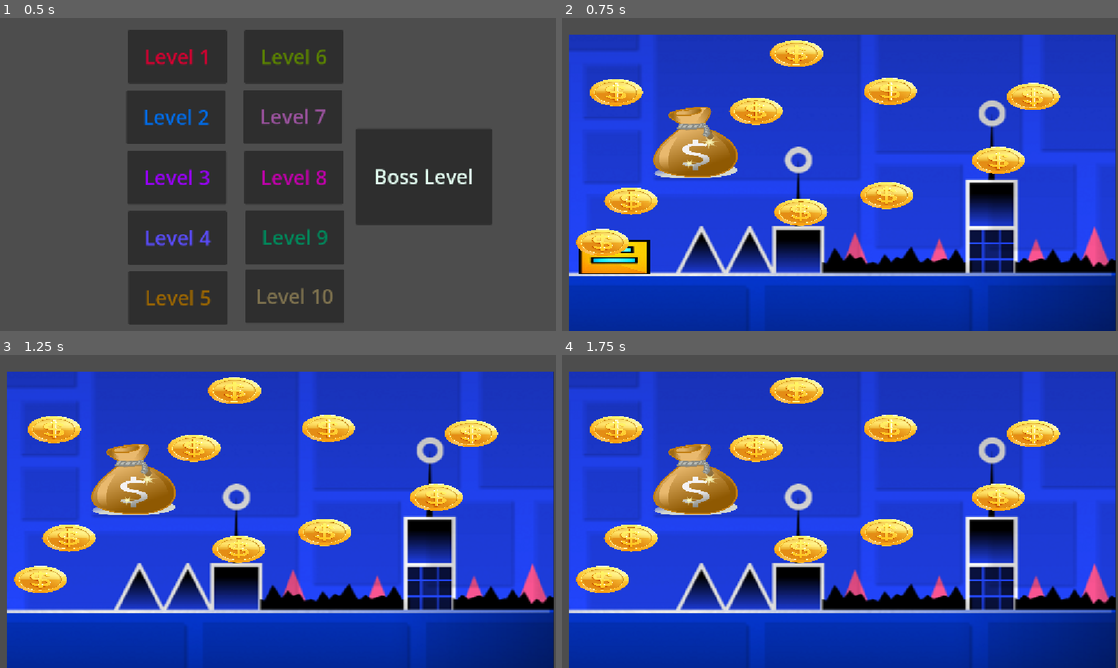
Above: before the commit, frames 1-4 (two rows, left to right).
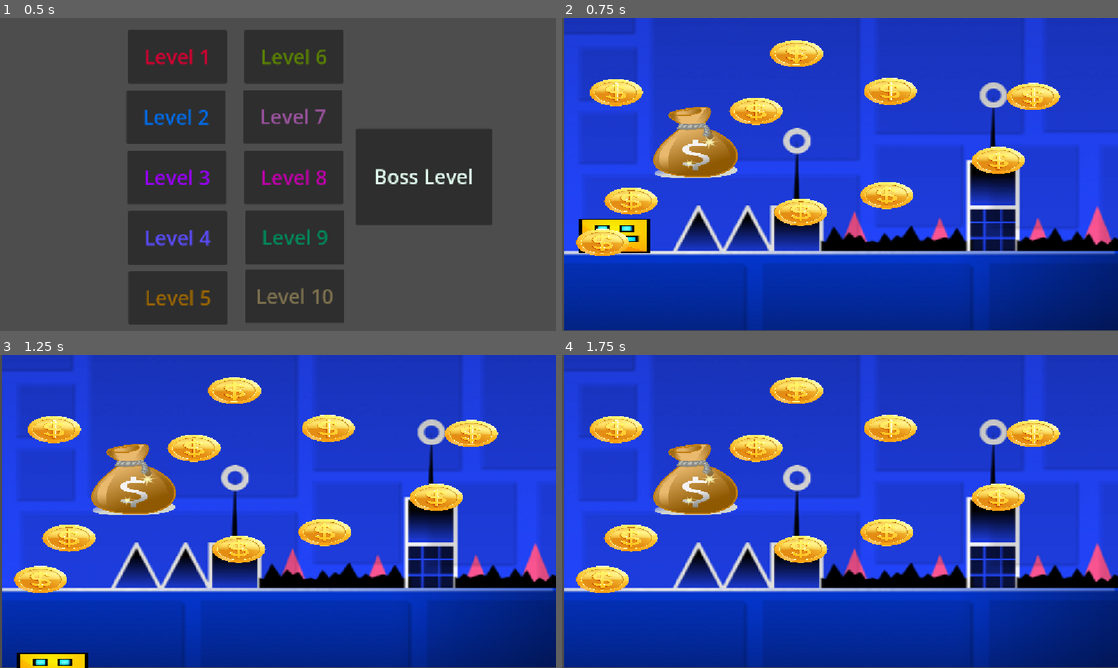
Above: after the commit, the same moments.

Repository: ayaanbiswas924-alt/my-1-st-game
Game: Godot game, scene res://menu.tscn
The game is run twice, just before and just after one commit, with the same random seed, the same clock (stepped at 60 frames per second) and the same inputs.
Inputs:
- Up to frame 1 (0.5 s): no input
- Up to frame 2 (0.75 s): click "Level 6" at 0.5 s
- Up to frame 3 (1.25 s): no input
- Up to frame 4 (1.75 s): hold Right (ui_right) from 1.28 s (still down); tap Up (ui_up) at 1.52 s

Frame 1 is identical in both runs. In frame 2, 32% of the frame differs, in the area x 0-100%, y 0-100%; in frame 3, 32%; in frame 4, 31%.

Commit message:
hi

Diff:
--- a/level6.tscn
+++ b/level6.tscn
@@ -16,7 +16,10 @@
 size = Vector2(193.63525, 147.22269)
 
 [sub_resource type="CircleShape2D" id="CircleShape2D_ob602"]
-radius = 5.368321
+radius = 4.66714
+
+[sub_resource type="RectangleShape2D" id="RectangleShape2D_3un0t"]
+size = Vector2(98, 19)
 
 [node name="Node2D" type="Node2D" unique_id=1570085423]
 script = ExtResource("1_rj586")
@@ -39,20 +42,19 @@
 skew = -0.2410239
 shape = SubResource("CircleShape2D_e7ael")
 
+[node name="CollisionShape2D2" type="CollisionShape2D" parent="Basket" unique_id=2023597418]
+
 [node name="Player" type="CharacterBody2D" parent="." unique_id=1266240575]
-position = Vector2(-43, -97)
+position = Vector2(109, 439)
 script = ExtResource("1_0e48y")
 
 [node name="Sprite2D" type="Sprite2D" parent="Player" unique_id=605181854]
-position = Vector2(151.00003, 580)
 scale = Vector2(0.57519525, 0.27539074)
 texture = ExtResource("2_epypp")
 
 [node name="PickupArea" type="Area2D" parent="Player" unique_id=691500387]
-position = Vector2(5, 0)
 
 [node name="CollisionShape2D" type="CollisionShape2D" parent="Player/PickupArea" unique_id=1509999445]
-position = Vector2(148.99998, 588.99994)
 rotation = -0.00034302473
 shape = SubResource("RectangleShape2D_oy2km")
 
@@ -165,12 +167,48 @@
 
 [node name="Screenshot20261114170811" type="Sprite2D" parent="." unique_id=589522405]
 show_behind_parent = true
-position = Vector2(581.00006, 364)
-scale = Vector2(2.297571, 2.2114093)
+position = Vector2(579.25, 322.75003)
+scale = Vector2(2.3309717, 2.1627517)
 texture = ExtResource("6_kdubu")
 
 [node name="AudioStreamPlayer" type="AudioStreamPlayer" parent="." unique_id=1712029606]
 stream = ExtResource("7_d21ai")
 autoplay = true
 
+[node name="CollisionShape2D" type="CollisionShape2D" parent="." unique_id=1473408670]
+position = Vector2(55, 532)
+shape = SubResource("RectangleShape2D_3un0t")
+
+[node name="CollisionShape2D2" type="CollisionShape2D" parent="." unique_id=2012825712]
+position = Vector2(156, 532)
+shape = SubResource("RectangleShape2D_3un0t")
+
+[node name="CollisionShape2D3" type="CollisionShape2D" parent="." unique_id=478692571]
+position = Vector2(472, 406)
+shape = SubResource("RectangleShape2D_3un0t")
+
+[node name="CollisionShape2D4" type="CollisionShape2D" parent="." unique_id=1011135188]
+position = Vector2(882, 318)
+shape = SubResource("RectangleShape2D_3un0t")
+
+[node name="CollisionShape2D5" type="CollisionShape2D" parent="." unique_id=206240993]
+position = Vector2(976, 442)
+shape = SubResource("RectangleShape2D_3un0t")
+
+[node name="CollisionShape2D6" type="CollisionShape2D" parent="." unique_id=1998016437]
+position = Vector2(1114, 443)
+shape = SubResource("RectangleShape2D_3un0t")
+
+[node name="CollisionShape2D7" type="CollisionShape2D" parent="." unique_id=950241123]
+position = Vector2(583, 428)
+shape = SubResource("RectangleShape2D_3un0t")
+
+[node name="CollisionShape2D8" type="CollisionShape2D" parent="." unique_id=1096957223]
+position = Vector2(803, 422)
+shape = SubResource("RectangleShape2D_3un0t")
+
+[node name="CollisionShape2D9" type="CollisionShape2D" parent="." unique_id=1953980607]
+position = Vector2(692, 428)
+shape = SubResource("RectangleShape2D_3un0t")
+
 [connection signal="area_entered" from="Player/PickupArea" to="Player" method="_on_pickup_area_area_entered"]
Not shown: 1 places in level6.tscn that only renumber resources
Not shown, added: level_7.gd.uid
